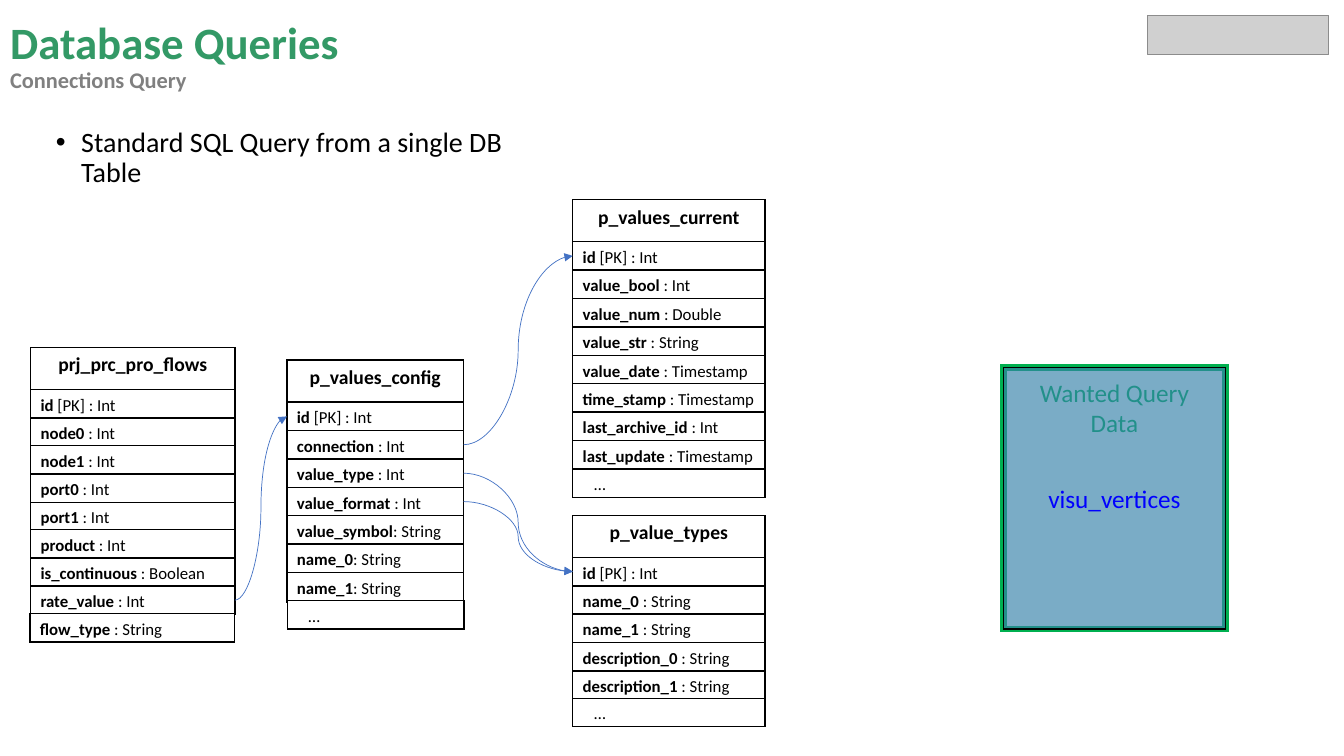
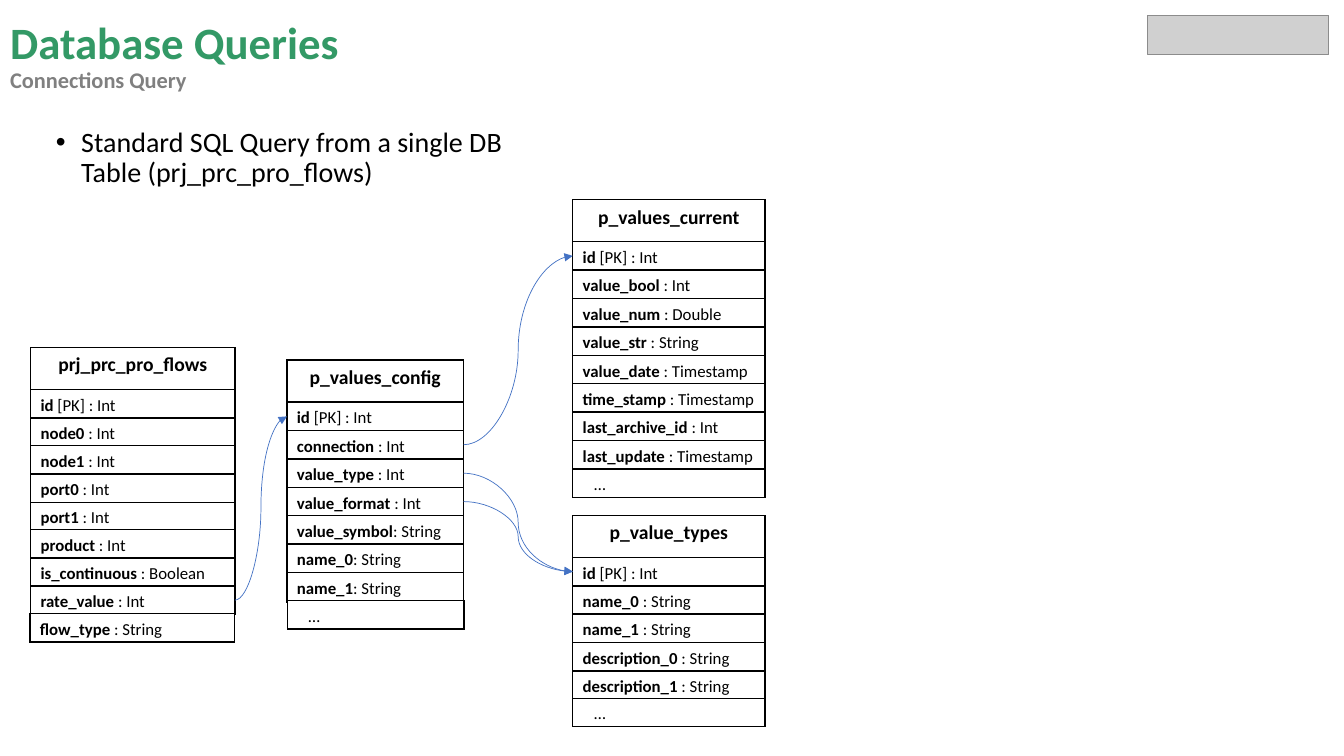
Before and after one commit to miguelrk/tum-mw-bachelorarbeit, a slide deck: slide 9 of 3 Entwicklungsphase/weekly_meeting_13.pptx. Drawn at 1344x756 pixels with LibreOffice and Linux fonts; fonts in the diff are those of the drawing; grey boxes stand for pictures. Boxes give left, top, right and bottom in pixels: in the first picture for what was removed or moved away, otherwise in the second. Text is boxed around its words. In the diff, an @@ line names an element or a change of style, - is before the commit and + after.

```diff
--- a/3 Entwicklungsphase/weekly_meeting_13.pptx
+++ b/3 Entwicklungsphase/weekly_meeting_13.pptx
@@ text at (x1=81, y1=132, x2=501, y2=187): text changed @@
-• Standard SQL Query from a single DB Table
+• Standard SQL Query from a single DB Table (prj_prc_pro_flows)
@@ rectangle removed at (x1=1003, y1=368, x2=1225, y2=629) @@
-Wanted Query Data
@@ rectangle removed at (x1=1003, y1=368, x2=1225, y2=629) @@
-visu_vertices
```
Also in this commit, not shown: 6 other slides changed, 1 slide added, 4 slides removed, 3 other files.
